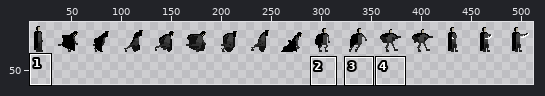
Sprite sheet, stored at assets/images/Player/player.png. Above: a wide view before the commit, with the close-up outlined.
Close-up. Before the commit:
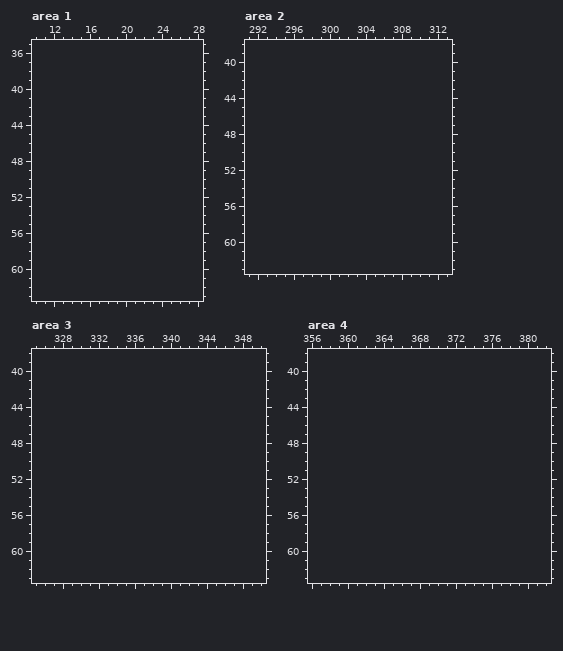
The file is 512x32 pixels. Colours within 5 levels of each other are drawn and written as one. Shown: area 1: x 10..28, y 35..63; area 2: x 291..313, y 38..63; area 3: x 325..350, y 38..63; area 4: x 356..382, y 38..63. The old version is drawn lined up with the new one, on the new canvas. The wide view leaves out empty margins. The commit also changed other parts of the picture, which this record leaves out.
The same view after the edit:
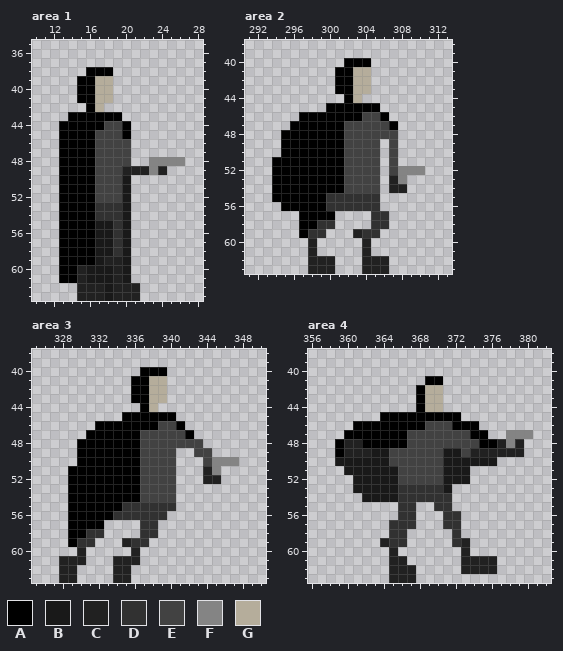
Palette (. is transparent): A #000000  B #191919  C #212121  D #313131  E #424242  F #848484  G #b5ad9b
From old to new:
canvas 512x32 -> 512x64
Changed rows in their new state; - is an unchanged pixel.
Area 1:
first column x 13:
38 ---AAA--------
39 --AAGG--------
40 --AAGG--------
41 --AAGG--------
42 ---AG---------
43 -AAAAAA-------
44 AAAAAEEA------
45 AAAAEEEA------
46 AAAAEEEE------
47 AAAAEEEE------
48 AAAAEEEE--FFFF
49 AAAAEEECCCFC--
50 AAAAEEEB------
51 AAAAEEEB------
52 AAAAEEEB------
53 AAAADDDB------
54 AAAADDDB------
55 AAAABBDB------
56 AAAABBDB------
57 AAAABBDB------
58 AAAABBDB------
59 AAAABCCB------
60 AACBBBCB------
61 AACBBBCB------
62 --CCCBCCC-----
63 --CCCBCCC-----
Area 2:
first column x 294:
40 --------AAA------
41 -------AAGG------
42 -------AAGG------
43 -------AAGG------
44 --------AG-------
45 ------AAAAAA-----
46 ---AAAAAAAEEA----
47 --AAAAAAEEEEEA---
48 -AAAAAAAEEEEEE---
49 -AAAAAAAEEEE-E---
50 -AAAAAAAEEEE-E---
51 AAAAAAAAEEEE-E---
52 AAAAAAAAEEEE-EFFF
53 AAAAAAAAEEEE-CF--
54 AAAAAAAAEEEE-CC--
55 AAAAAADDDDDD-----
56 -AAAAADDDDDD-----
57 ---AAAA----DD----
58 ---AADD----DD----
59 ---ADD---CDD-----
60 ----C-----C------
61 ----C-----C------
62 ----CCC---CCC----
63 ----CCC---CCC----
Area 3:
first column x 328:
40 ---------AAA--------
41 --------AAGG--------
42 --------AAGG--------
43 --------AAGG--------
44 ---------AG---------
45 -------AAAAAA-------
46 ----AAAAAAAEEA------
47 ---AAAAAAEEEEEA-----
48 --AAAAAAAEEEEEEE----
49 --AAAAAAAEEEE--EE---
50 --AAAAAAAEEEE---EFFF
51 -AAAAAAAAEEEE---CF--
52 -AAAAAAAAEEEE---CC--
53 -AAAAAAAAEEEE-------
54 -AAAAAAAAEEEE-------
55 -AAAAAADDDDDD-------
56 -AAAAADDDDDD--------
57 -AAAA----DD---------
58 -AADD----DD---------
59 -ADD---CDD----------
60 --C-----C-----------
61 CCC---CCC-----------
62 CC----CC------------
63 CC----CC------------
Area 4:
first column x 359:
41 ----------AA----------
42 ---------AGG----------
43 ---------AGG----------
44 ---------AGG----------
45 -----AAAAAAAAA--------
46 --AAAAAAAAEEEAAA------
47 -AAAAAAAEEEEEEEAA--FFF
48 ACCAAAAAEEEEEEEEAACFC-
49 ACCCBBEEEEEEBBECCCCCC-
50 BBBBBBEEEEEEBBBBBB----
51 -BBBBBBEEEEEBBB-------
52 --BBBBBEEEEEBBB-------
53 --BBBBBDDDDDB---------
54 ---BBBBDDDDDD---------
55 -------DD--DD---------
56 -------DD---DD--------
57 ------DDD---DD--------
58 ------DD-----D--------
59 -----CDD-----DC-------
60 ------C-------C-------
61 ------CC------CCCC----
62 ------CCC-----CCCC----
63 ------CCC-------------
Boxes around the changes in both close-ups, in picture pixels (x1, y1, x2, y2):
added: (59, 67, 185, 301)
added: (272, 58, 425, 274)
added: (59, 367, 239, 583)
added: (335, 376, 533, 583)
